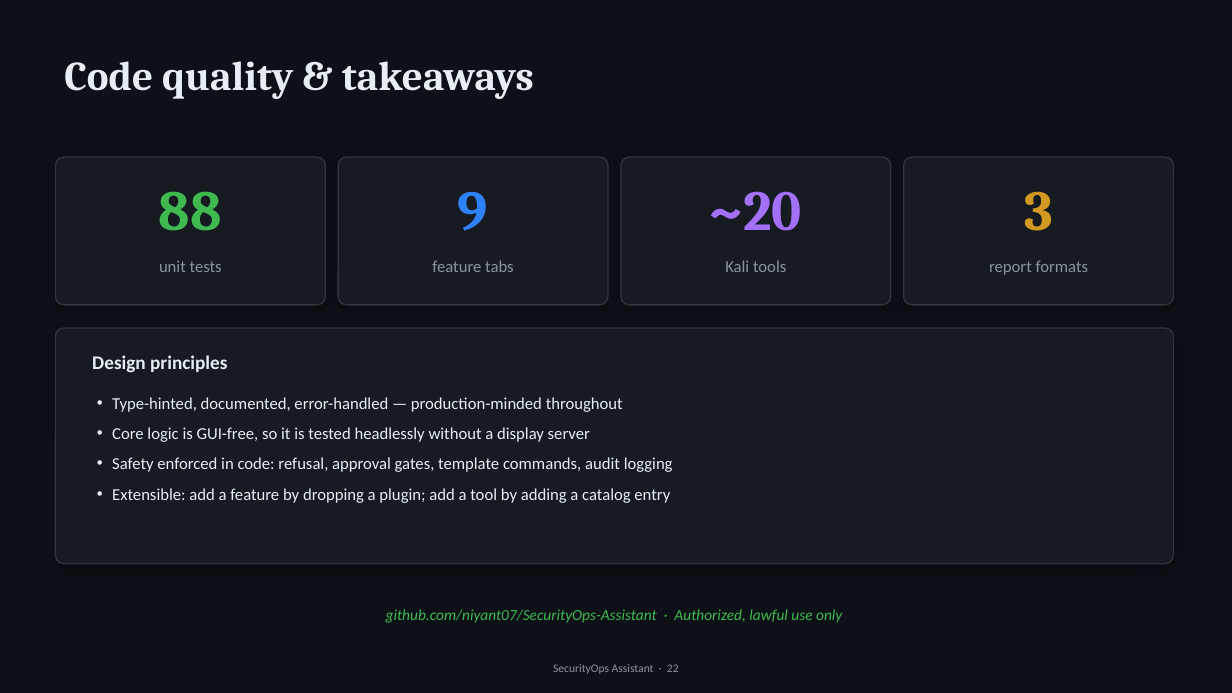
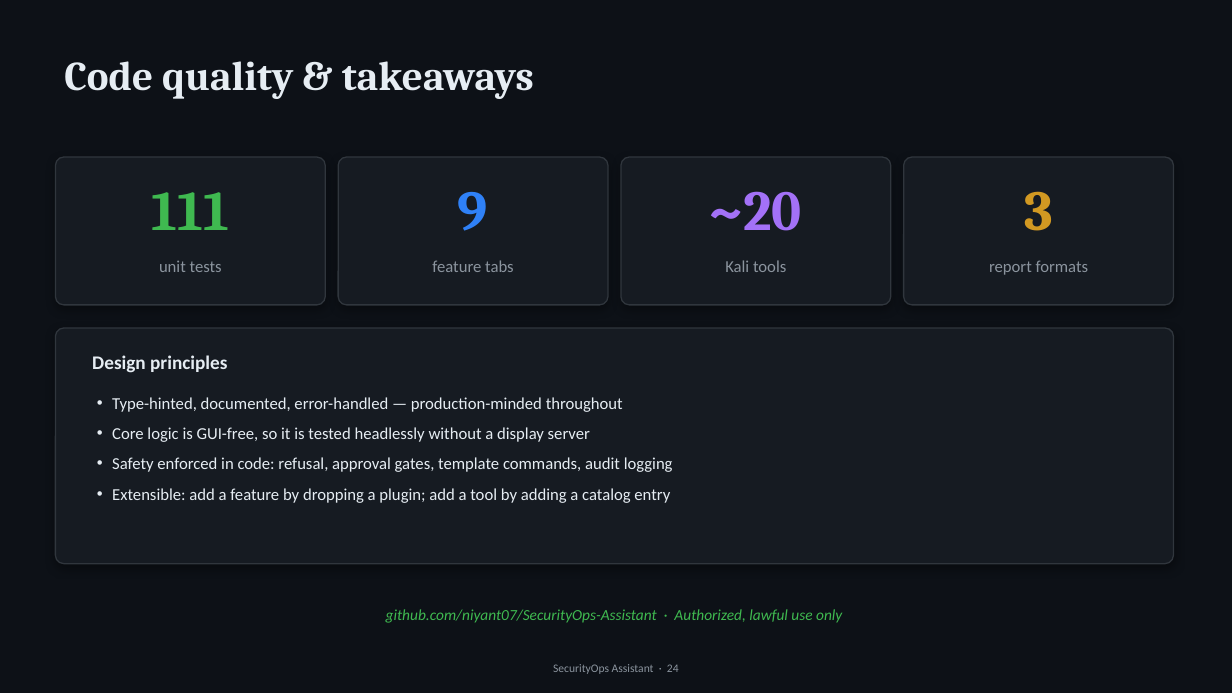
Before and after one commit to niyant07/SecurityOps-Assistant, a slide deck: slide 24 of SecurityOps-Assistant.pptx (slide 22 before the commit). Drawn at 1232x693 pixels with LibreOffice and Linux fonts; fonts in the diff are those of the drawing. Boxes give left, top, right and bottom in pixels: in the first picture for what was removed or moved away, otherwise in the second. Text is boxed around its words. In the diff, an @@ line names an element or a change of style, - is before the commit and + after.

```diff
--- a/SecurityOps-Assistant.pptx
+++ b/SecurityOps-Assistant.pptx
@@ text at box(152, 192, 230, 230): text changed @@
-88
+111
@@ text at box(553, 664, 679, 674): text changed @@
-SecurityOps Assistant · 22
+SecurityOps Assistant · 24
```
Also in this commit, not shown: 13 other slides changed, 2 slides added, 4 other files.
